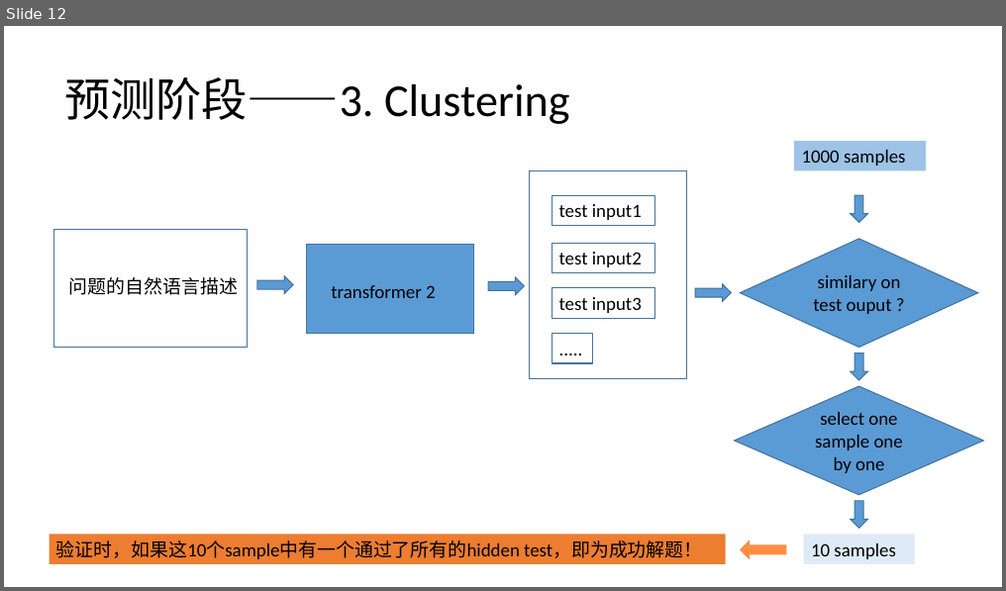
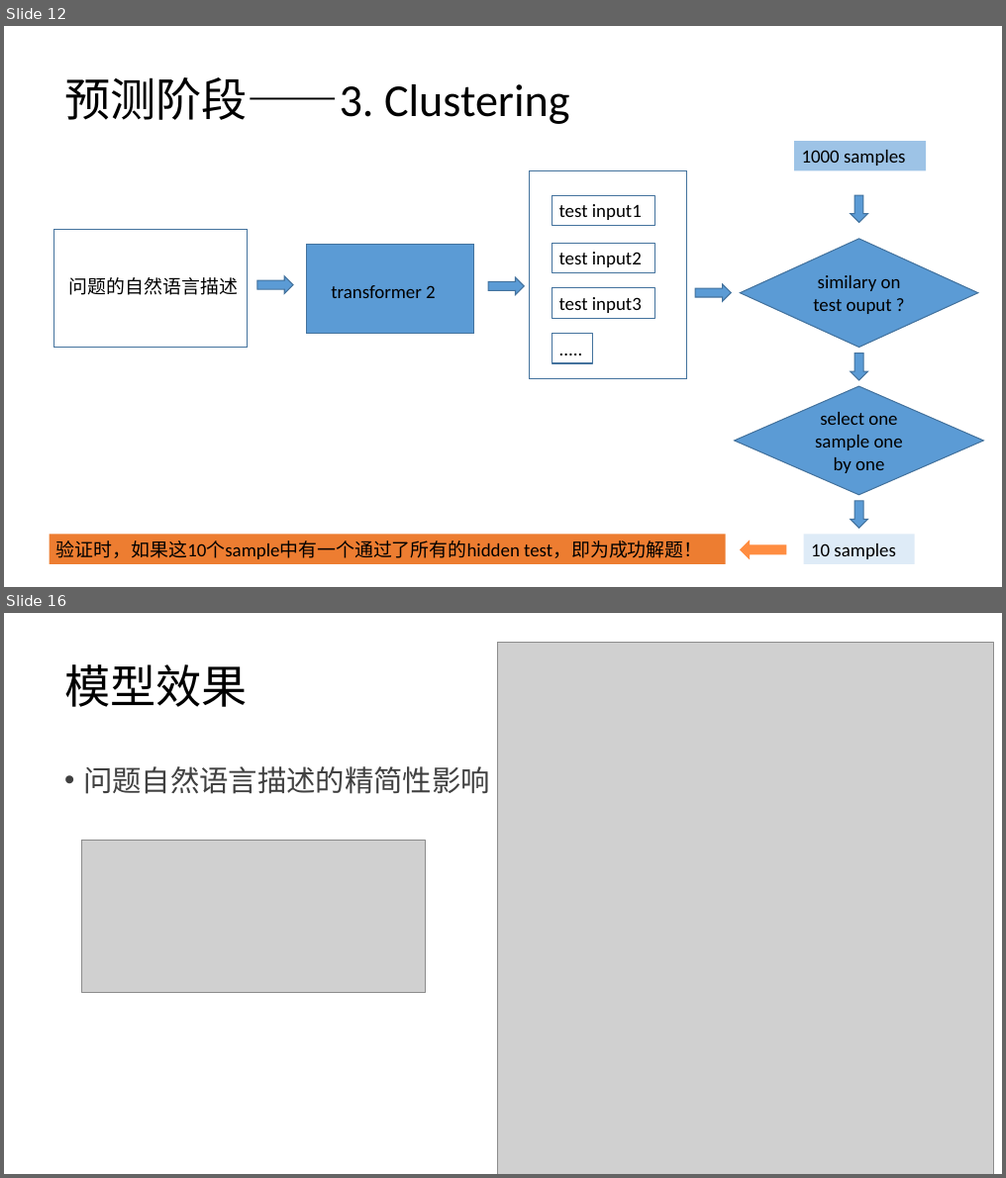
Before and after one commit to kevinva/paperReport, a slide deck: presentation/hezhi_AlphaCode.pptx. Shown one above the other, each under a label of ours: slide 12 before the commit, slides 12 and 16 after it; the slides between them are not shown. The pictures are 1006x591 and 1006x1178 pixels, drawn with LibreOffice and Linux fonts; fonts in the diff are those of the drawing; grey boxes stand for pictures. Boxes give left, top, right and bottom in pixels: in the first picture for what was removed or moved away, otherwise in the second. Text is boxed around its words. In the diff, an @@ line names an element or a change of style, - is before the commit and + after.

```diff
--- a/presentation/hezhi_AlphaCode.pptx
+++ b/presentation/hezhi_AlphaCode.pptx
@@ slide 16 added at (4, 613, 1002, 1174), background #FFFFFF @@
@@ picture added at (498, 642, 994, 1174) @@
@@ title added at (64, 664, 248, 707), 44 pt, text #000000 @@
+模型效果
@@ text added at (83, 766, 490, 794), 28 pt, text #404040 @@
+• 问题自然语言描述的精简性影响
@@ picture added at (81, 840, 426, 992) @@
```
Also in this commit, not shown: 1 slide changed, 7 other slides added.
